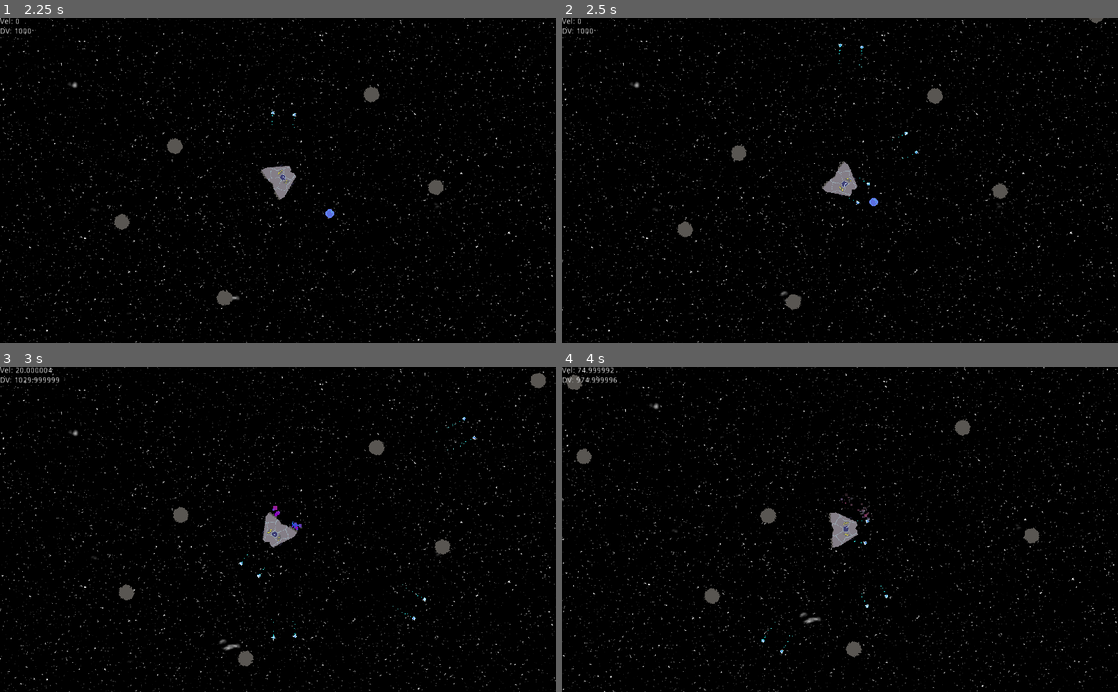
Above: before the commit, frames 1-4 (two rows, left to right).
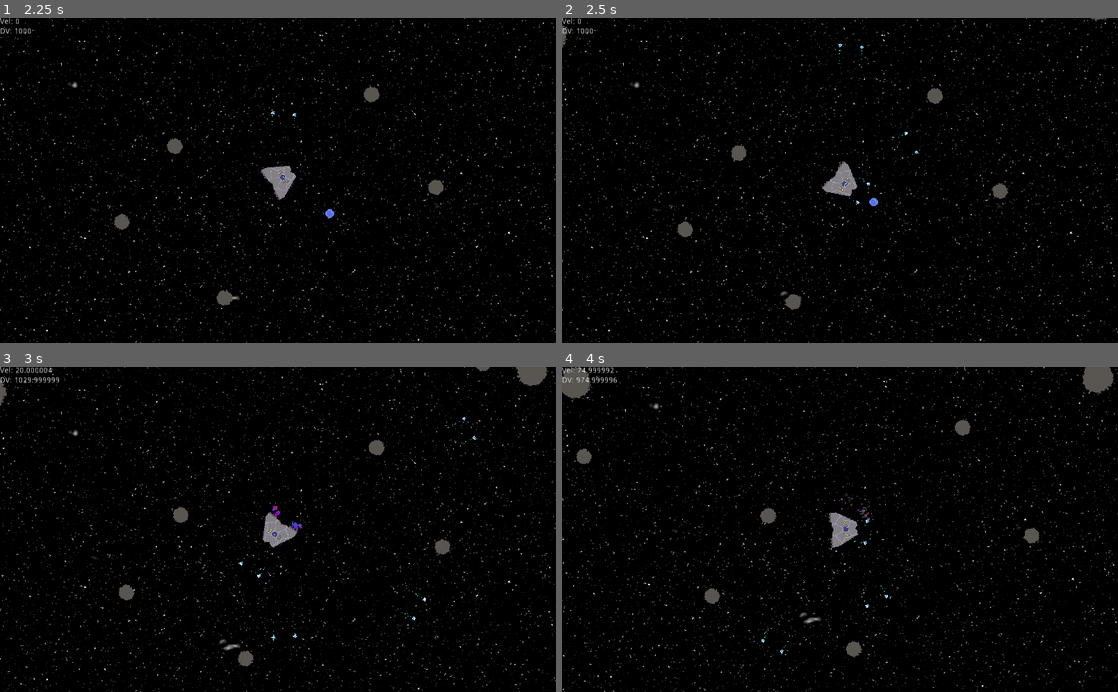
Above: after the commit, the same moments.

Repository: Scimon/godot-experiments
Game: Godot game, scene res://Game.tscn
The game is run twice, just before and just after one commit, with the same random seed, the same clock (stepped at 60 frames per second) and the same inputs.
Inputs:
- Up to frame 1 (2.25 s): hold D (turn_right) 0.53-1.28 s; hold Space (shoot) 0.53-1.28 s; hold A (turn_left) 1.28-2.03 s; tap Space (shoot) at 1.35 s; hold D (turn_right) from 2.03 s (still down); hold Space (shoot) from 2.03 s (still down)
- Up to frame 2 (2.5 s): keep holding D (turn_right); keep holding Space (shoot)
- Up to frame 3 (3 s): release D (turn_right) at 2.78 s; release Space (shoot) at 2.78 s; hold W (accelerate) from 2.78 s (still down); tap Space (shoot) at 2.85 s
- Up to frame 4 (4 s): release W (accelerate) at 3.53 s; hold A (turn_left) from 3.53 s (still down); hold Space (shoot) from 3.53 s (still down)

Frame 1 is identical in both runs. In frame 2, less than 0.1% of the frame differs, in the area x 0-98%, y 0-9%; in frame 3, 0.3%; in frame 4, 0.7%, in the area x 0-100%, y 0-10%.

Commit message:
Different sizes of asteroid

Diff:
--- a/Spaceship/Asteroid.gd
+++ b/Spaceship/Asteroid.gd
@@ -4,11 +4,13 @@
 var rotation_speed : float
 onready var shipVelocity = get_node("/root/ShipVelocity")
 onready var Fuel = preload("res://Fuel.tscn")
+export var size : int
+export var maxItems : int
 
 # Called when the node enters the scene tree for the first time.
 func _ready():
 	randomize()
-	$Sprite.texture = load( "res://Asteroids/32x32/ast-%02d.png" % floor( rand_range( 0, 25 ) ) )
+	$Sprite.texture = load( "res://Asteroids/%dx%d/ast-%02d.png" % [ size, size, floor( rand_range( 0, maxItems ) ) ] )
 	velocity = Vector2(randf(), randf()).normalized() * ( 4 * ( randi() % 20  ) )
 	rotation_speed = .1 - (randf() * .2)
 
--- a/Spaceship/Asteroids.gd
+++ b/Spaceship/Asteroids.gd
@@ -1,7 +1,9 @@
 extends Node2D
 
 export var max_asteroids = 50
-onready var Asteroid = preload("res://Asteroid.tscn")
+onready var AsteroidSmall = preload("res://Asteroids/Asteroid-small.tscn")
+onready var AsteroidMed = preload("res://Asteroids/Asteroid-med.tscn")
+onready var AsteroidLrg = preload("res://Asteroids/Asteroid-lrg.tscn")
 onready var shipVelocity = get_node("/root/ShipVelocity")
 var CENTER = Vector2(512,300)
 
@@ -13,13 +15,20 @@
 	pass
 
 func _on_Timer_timeout():
-	if $AsteroidGroup.get_child_count() < max_asteroids:
+	var currentCount = $AsteroidGroup.get_child_count()
+	if currentCount < max_asteroids:
 		var velocity = shipVelocity.SHIP_VELOCITY
 		if velocity.length() == 0:
 			velocity = Vector2.DOWN
 		velocity = velocity.rotated(PI)
 		var target = get_point(velocity)
-		var asteroid = Asteroid.instance()
+		var asteroid
+		if currentCount % 3 == 0:
+			asteroid = AsteroidLrg.instance()
+		elif currentCount % 2 == 0:
+			asteroid = AsteroidMed.instance()
+		else:
+			asteroid = AsteroidSmall.instance()
 		asteroid.global_position = target
 		$AsteroidGroup.add_child(asteroid)
 
--- a/Spaceship/Asteroids.tscn
+++ b/Spaceship/Asteroids.tscn
@@ -1,6 +1,6 @@
 [gd_scene load_steps=3 format=2]
 
-[ext_resource path="res://Asteroid.tscn" type="PackedScene" id=1]
+[ext_resource path="res://Asteroids/Asteroid-small.tscn" type="PackedScene" id=1]
 [ext_resource path="res://Asteroids.gd" type="Script" id=2]
 
 [node name="Asteroids" type="Node2D"]
--- a/Spaceship/Asteroid.tscn
+++ b/Spaceship/Asteroids/Asteroid-lrg.tscn
@@ -3,11 +3,13 @@
 [ext_resource path="res://Asteroid.gd" type="Script" id=1]
 
 [sub_resource type="CircleShape2D" id=1]
-radius = 14.8171
+radius = 31.0
 
 [node name="Asteroid" type="KinematicBody2D"]
 collision_mask = 2147483651
 script = ExtResource( 1 )
+size = 64
+maxItems = 10
 
 [node name="Sprite" type="Sprite" parent="."]
 
--- /dev/null
+++ b/Spaceship/Asteroids/Asteroid-med.tscn
@@ -0,0 +1,17 @@
+[gd_scene load_steps=3 format=2]
+
+[ext_resource path="res://Asteroid.gd" type="Script" id=1]
+
+[sub_resource type="CircleShape2D" id=1]
+radius = 23.0
+
+[node name="Asteroid" type="KinematicBody2D"]
+collision_mask = 2147483651
+script = ExtResource( 1 )
+size = 48
+maxItems = 25
+
+[node name="Sprite" type="Sprite" parent="."]
+
+[node name="CollisionShape2D" type="CollisionShape2D" parent="."]
+shape = SubResource( 1 )
--- /dev/null
+++ b/Spaceship/Asteroids/Asteroid-small.tscn
@@ -0,0 +1,17 @@
+[gd_scene load_steps=3 format=2]
+
+[ext_resource path="res://Asteroid.gd" type="Script" id=1]
+
+[sub_resource type="CircleShape2D" id=1]
+radius = 14.8171
+
+[node name="Asteroid" type="KinematicBody2D"]
+collision_mask = 2147483651
+script = ExtResource( 1 )
+size = 32
+maxItems = 25
+
+[node name="Sprite" type="Sprite" parent="."]
+
+[node name="CollisionShape2D" type="CollisionShape2D" parent="."]
+shape = SubResource( 1 )
